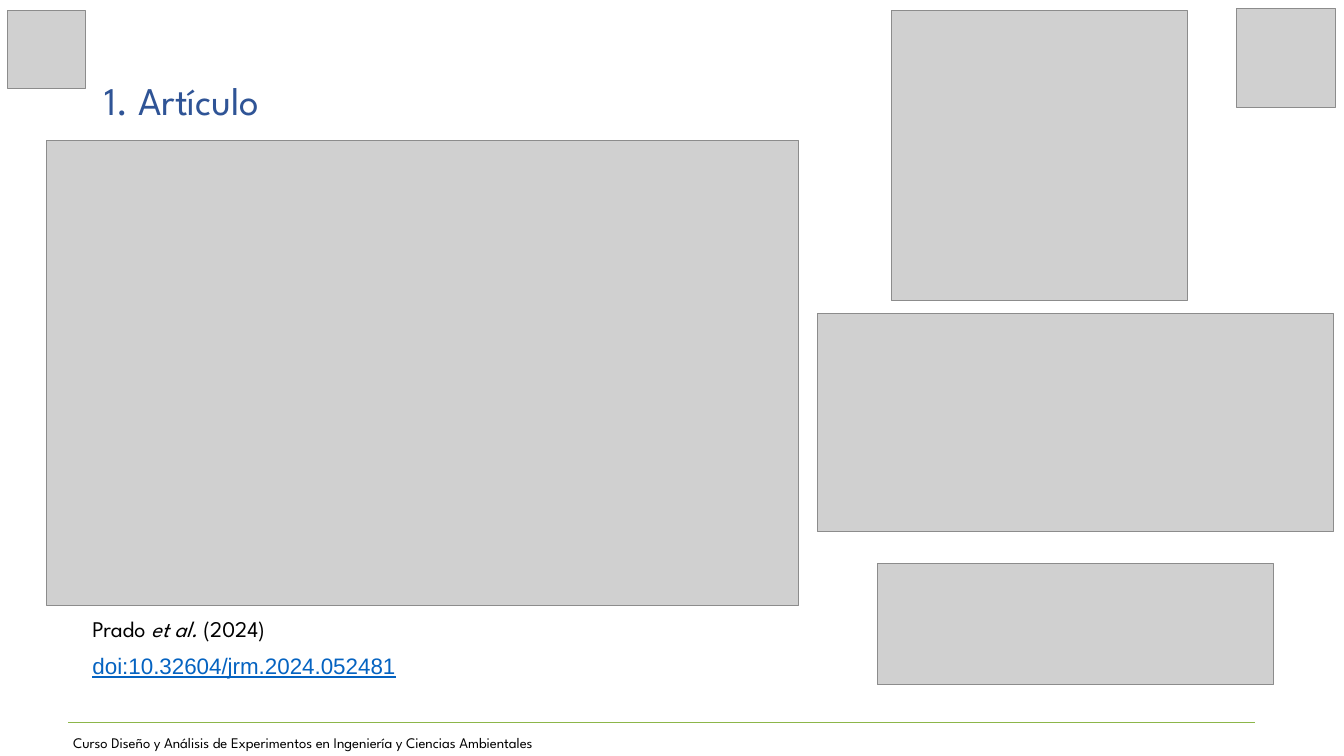
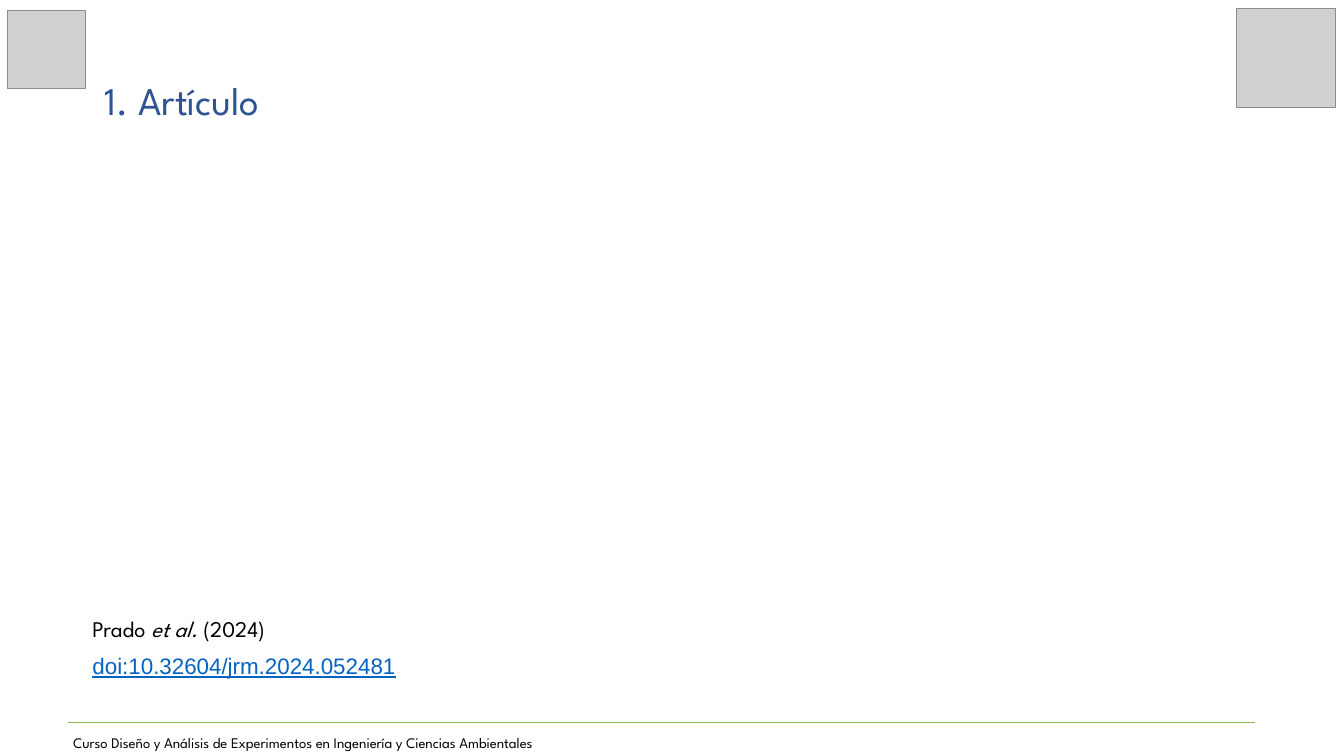
Before and after one commit to JoseZevallosR/Diseno_experimental, a slide deck: slide 3 of tarea4/04_Presentación_A_Estadístico_24_09_2024.pptx. Drawn at 1344x756 pixels with LibreOffice and Linux fonts; fonts in the diff are those of the drawing; grey boxes stand for pictures. Boxes give left, top, right and bottom in pixels: in the first picture for what was removed or moved away, otherwise in the second. Text is boxed around its words. In the diff, an @@ line names an element or a change of style, - is before the commit and + after.

```diff
--- a/tarea4/04_Presentación_A_Estadístico_24_09_2024.pptx
+++ b/tarea4/04_Presentación_A_Estadístico_24_09_2024.pptx
@@ picture removed at <box>891,11,1188,301</box> @@
@@ picture removed at <box>46,140,799,606</box> @@
@@ picture removed at <box>818,314,1335,532</box> @@
@@ picture removed at <box>877,564,1273,685</box> @@
```
Also in this commit, not shown: 7 other slides changed, 2 other files.
